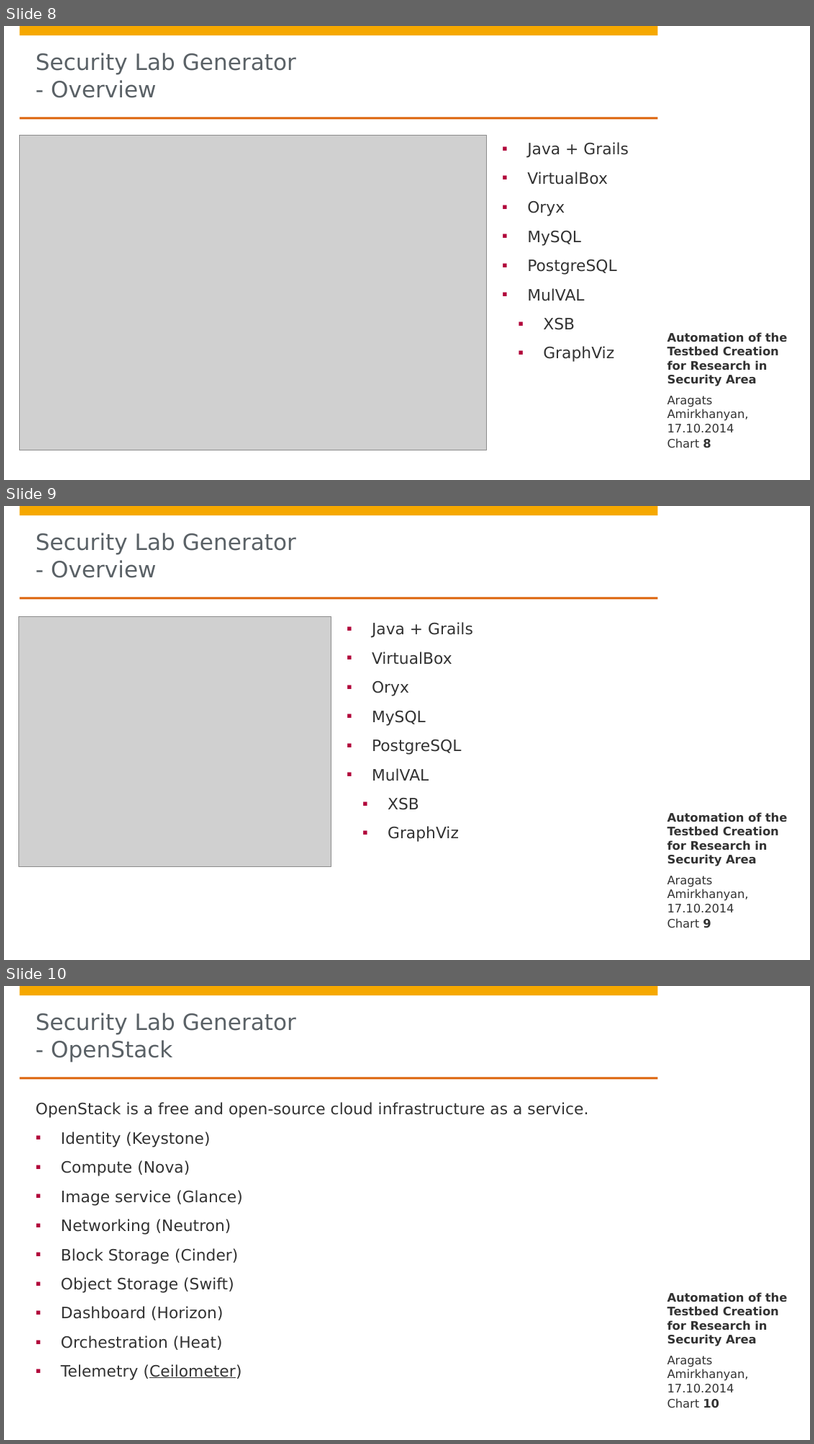
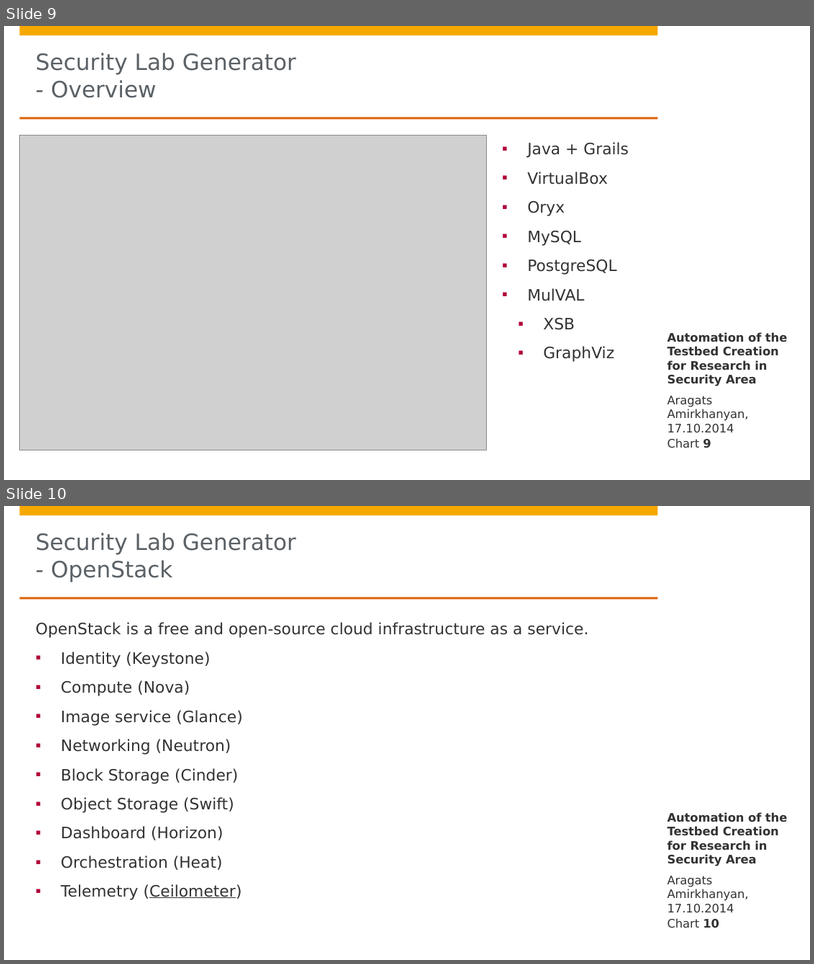
Before and after one commit to aragats/HPI, a slide deck: Research School/Retreat/Fall 2014/retreat draft - version 2/Aragats_Amirkhanyan_Fall_Retreat_2014.pptx. Shown one above the other, each under a label of ours: slides 8, 9 and 10 before the commit, slides 9 and 10 after it. The pictures are 814x1444 and 814x964 pixels, drawn with LibreOffice and Linux fonts; fonts in the diff are those of the drawing; grey boxes stand for pictures; background and template pictures are left out. Boxes give left, top, right and bottom in pixels: in the first picture for what was removed or moved away, otherwise in the second. Text is boxed around its words. In the diff, an @@ line names an element or a change of style, - is before the commit and + after.

```diff
--- a/Research School/Retreat/Fall 2014/retreat draft - version 2/Aragats_Amirkhanyan_Fall_Retreat_2014.pptx
+++ b/Research School/Retreat/Fall 2014/retreat draft - version 2/Aragats_Amirkhanyan_Fall_Retreat_2014.pptx
@@ slide 9 removed at [4, 506, 810, 960], background #FFFFFF; not listed: 4 template elements that a slide beside it also shows @@
@@ title removed at [36, 533, 296, 578] @@
-Security Lab Generator
-- Overview
@@ picture removed at [19, 616, 332, 866] @@
@@ text removed at [372, 622, 473, 842] @@
-▪ Java + Grails
-▪ VirtualBox
-▪ Oryx
-▪ MySQL
-▪ PostgreSQL
-▪ MulVAL
-  ▪ XSB
-  ▪ GraphViz
@@ text removed at [668, 812, 787, 866] @@
-Automation of the Testbed Creation for Research in Security Area
@@ text removed at [668, 875, 749, 913] @@
-Aragats Amirkhanyan, 17.10.2014
@@ page number removed at [668, 918, 711, 928] @@
-Chart 9
@@ what was slide 8 is now slide 9 @@
@@ page number at [668, 438, 711, 448]: text changed @@
-Chart 8
+Chart 9
```
Also in this commit, not shown: 2 slides changed, 1 slide added.
